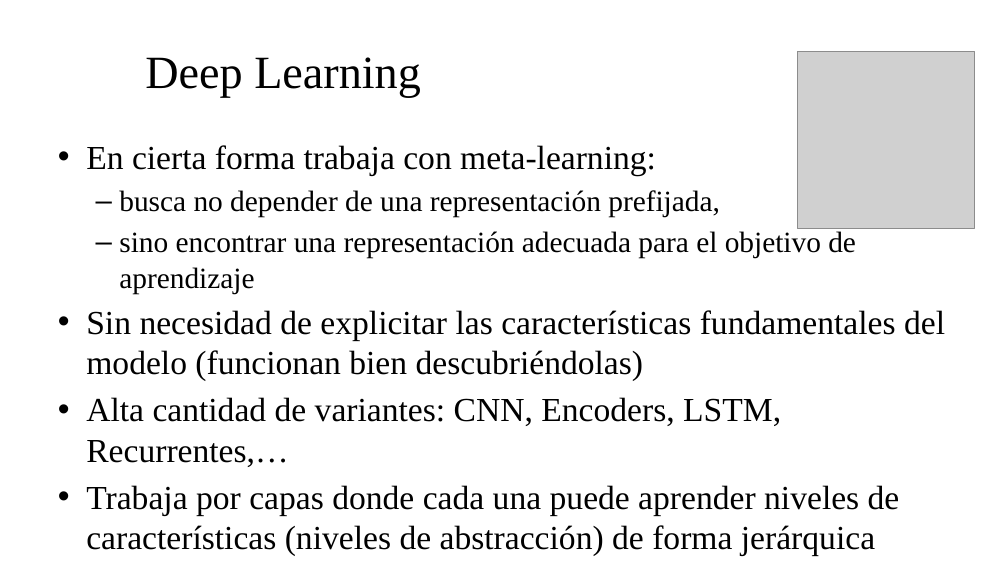
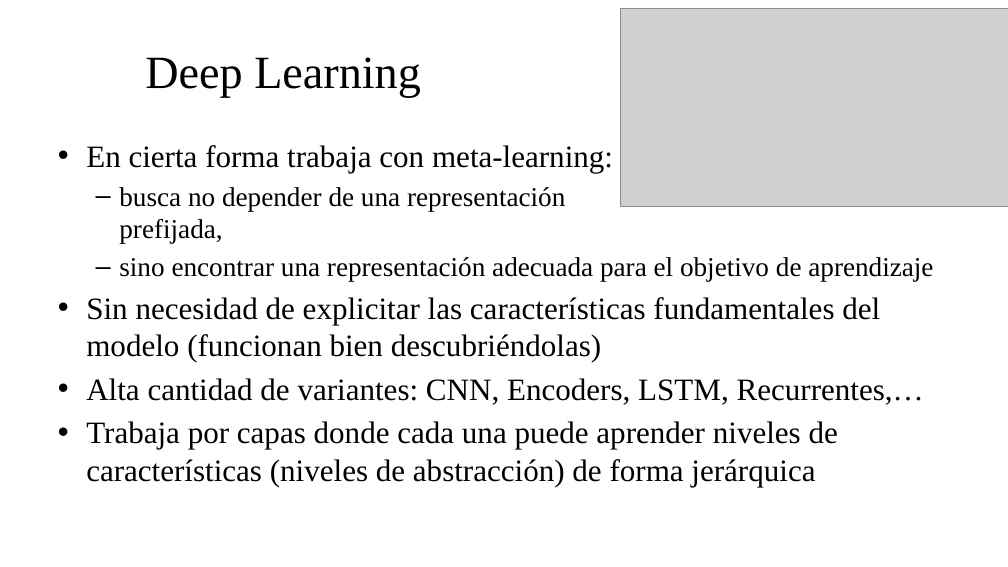
Before and after one commit to fsancho/Modelado-Analisis-Complejidad, a slide deck: slide 12 of Bloque IV. ML/IV.5. Métodos Avanzados.pptx. Drawn at 1008x567 pixels with LibreOffice and Linux fonts; fonts in the diff are those of the drawing; grey boxes stand for pictures. Boxes give left, top, right and bottom in pixels: in the first picture for what was removed or moved away, otherwise in the second. Text is boxed around its words. In the diff, an @@ line names an element or a change of style, - is before the commit and + after.

```diff
--- a/Bloque IV. ML/IV.5. Métodos Avanzados.pptx
+++ b/Bloque IV. ML/IV.5. Métodos Avanzados.pptx
@@ picture added at [621, 8, 1008, 206] @@
@@ picture removed at [797, 51, 974, 228] @@
@@ text "En cierta forma trabaja con ..." at [86, 145, 933, 486]: size 32 to 29.6 pt in "En cierta forma trabaja con meta-learning:", "Sin necesidad de explicitar las características fundamentale ...", "Alta cantidad de variantes: CNN, Encoders, LSTM, ...", "Trabaja por capas donde cada una puede ..."; size 28 to 25.9 pt in "busca no depender de una representación prefijada,", "sino encontrar una representación adecuada para el ..." @@
```
Also in this commit, not shown: 6 other slides changed, 1 other file.
